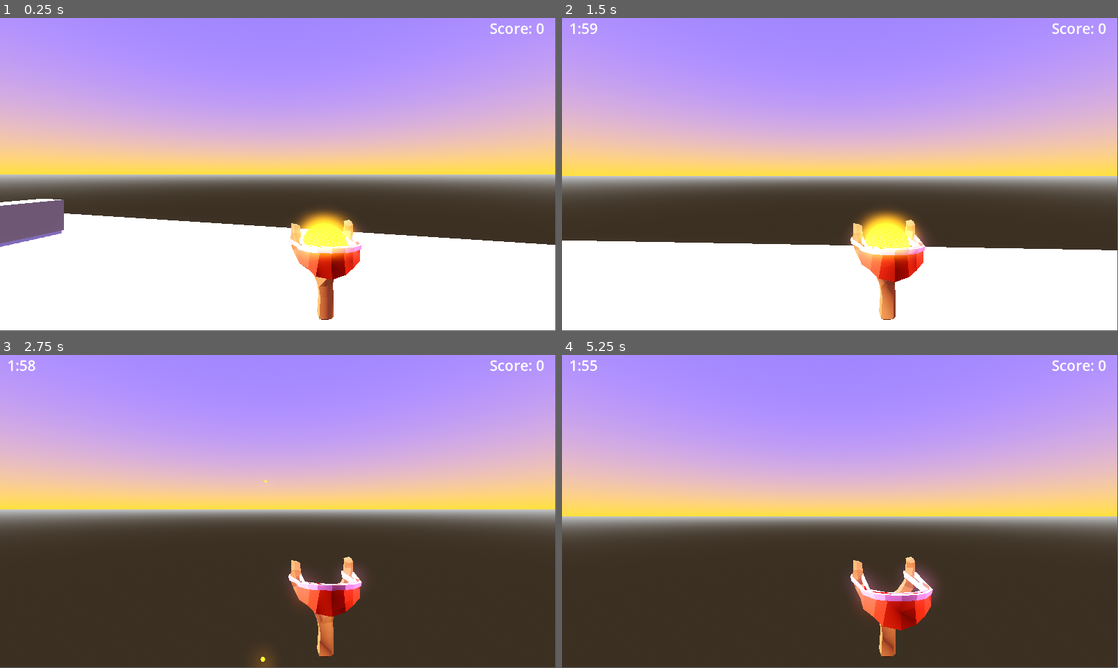
Above: before the commit, frames 1-4 (two rows, left to right).
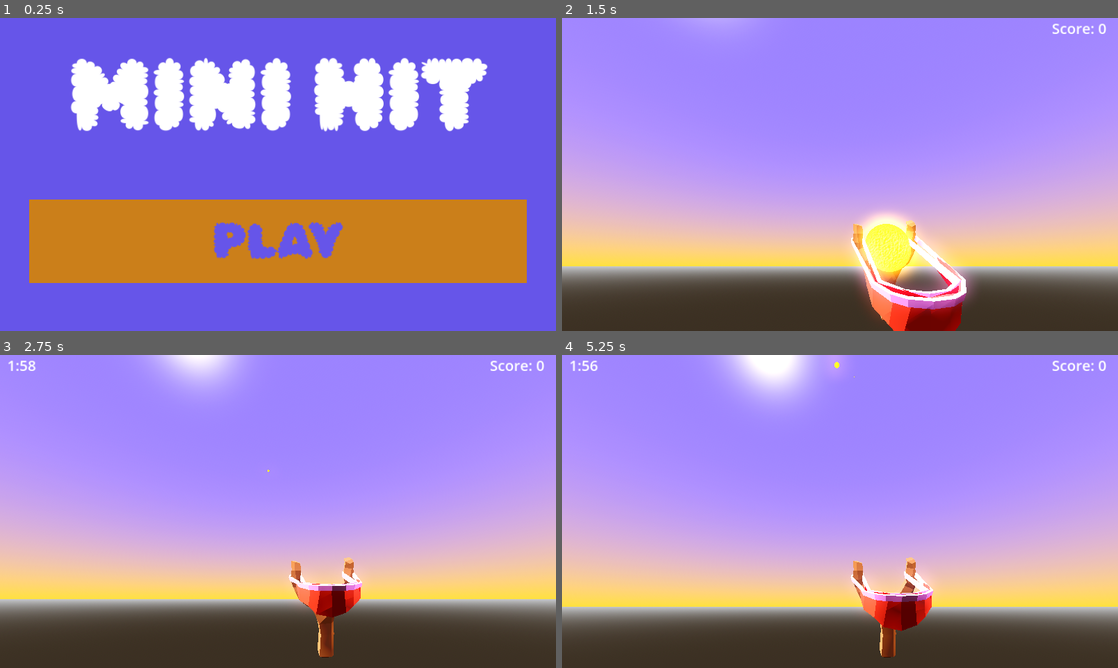
Above: after the commit, the same moments.

Repository: EdBarrancos/Minihit-Xjam23
Game: Godot game, scene res://Game/Scenes/game.tscn
The game is run twice, just before and just after one commit, with the same random seed, the same clock (stepped at 60 frames per second) and the same inputs.
Inputs (mouse positions are in pixels of both pictures, inside the frame that each line leads up to):
- Up to frame 1 (0.25 s): no input
- Up to frame 2 (1.5 s): click (840, 240) at 0.5 s, where only the run after the commit has a clickable "PLAY"; tap Enter at 1.25 s; move the mouse to (867, 171) at 1.27 s; press the mouse at (867, 171) at 1.28 s; hold Up (UP) from 1.28 s (still down)
- Up to frame 3 (2.75 s): keep holding Up (UP); tap Space (JUMP) at 1.52, 2.27 s; move the mouse to (250, 511) at 2.02 s; release the mouse at (250, 511) at 2.03 s; click (250, 511) at 2.1 s
- Up to frame 4 (5.25 s): keep holding Up (UP); move the mouse to (851, 505) at 2.77 s; press the mouse at (851, 505) at 2.78 s; move the mouse to (834, 514) at 3.52 s; release the mouse at (834, 514) at 3.53 s; click (834, 514) at 3.6 s; tap Space (JUMP) at 3.77, 4.52 s; move the mouse to (878, 514) at 4.27 s; press the mouse at (878, 514) at 4.28 s; move the mouse to (795, 508) at 5.02 s; release the mouse at (795, 508) at 5.03 s; click (795, 508) at 5.1 s
In our replay, the window is 799x449 before the commit and 800x450 after it. These sizes can differ from the game's own. Grey fills any space a smaller window leaves; there, only what the larger window draws over its background counts as a difference.

The runs differ from the first frame. In frame 1, 99% of the frame differs, in the area x 0-100%, y 0-100%; in frame 2, 80%; in frame 3, 68%; in frame 4, 68%.

Commit message:
#17 - Main menu

Diff:
--- a/project/Game/Scenes/game.tscn
+++ b/project/Game/Scenes/game.tscn
@@ -1,9 +1,9 @@
 [gd_scene load_steps=3 format=3 uid="uid://5tud527fwgyv"]
 
-[ext_resource type="PackedScene" uid="uid://da1yajnxnbrpo" path="res://Store/Scenes/store.tscn" id="1_nmjb7"]
 [ext_resource type="Script" path="res://Game/Scripts/game.gd" id="1_xyo1d"]
+[ext_resource type="PackedScene" uid="uid://3bsvtmwpejiv" path="res://Game/Scenes/main_menu.tscn" id="3_3bmgw"]
 
 [node name="Game" type="Node3D"]
 script = ExtResource("1_xyo1d")
 
-[node name="Store" parent="." instance=ExtResource("1_nmjb7")]
+[node name="Main Menu" parent="." instance=ExtResource("3_3bmgw")]
--- /dev/null
+++ b/project/Game/Scenes/main_menu.tscn
@@ -0,0 +1,72 @@
+[gd_scene load_steps=7 format=3 uid="uid://3bsvtmwpejiv"]
+
+[ext_resource type="FontFile" uid="uid://dravgrmm0jc6q" path="res://RubikBubbles-Regular.ttf" id="1_0edf7"]
+[ext_resource type="Script" path="res://Game/Scripts/main_menu.gd" id="1_b81ih"]
+
+[sub_resource type="LabelSettings" id="LabelSettings_uq2fc"]
+font = ExtResource("1_0edf7")
+font_size = 200
+
+[sub_resource type="StyleBoxFlat" id="StyleBoxFlat_qgmrj"]
+bg_color = Color(0.796078, 0.498039, 0.101961, 1)
+
+[sub_resource type="StyleBoxFlat" id="StyleBoxFlat_cnlkl"]
+bg_color = Color(0.690196, 0.419608, 0.0627451, 1)
+
+[sub_resource type="StyleBoxFlat" id="StyleBoxFlat_uchn2"]
+bg_color = Color(0.4, 0.333333, 0.913725, 1)
+
+[node name="Main Menu" type="Control"]
+layout_mode = 3
+anchors_preset = 15
+anchor_right = 1.0
+anchor_bottom = 1.0
+grow_horizontal = 2
+grow_vertical = 2
+script = ExtResource("1_b81ih")
+
+[node name="MarginContainer" type="MarginContainer" parent="."]
+layout_mode = 1
+anchors_preset = 15
+anchor_right = 1.0
+anchor_bottom = 1.0
+grow_horizontal = 2
+grow_vertical = 2
+
+[node name="VBoxContainer" type="VBoxContainer" parent="MarginContainer"]
+layout_mode = 2
+alignment = 1
+
+[node name="MarginContainer" type="MarginContainer" parent="MarginContainer/VBoxContainer"]
+layout_mode = 2
+size_flags_vertical = 3
+
+[node name="Label" type="Label" parent="MarginContainer/VBoxContainer/MarginContainer"]
+layout_mode = 2
+theme_override_fonts/font = ExtResource("1_0edf7")
+text = "MINI HIT"
+label_settings = SubResource("LabelSettings_uq2fc")
+horizontal_alignment = 1
+
+[node name="MarginContainer2" type="MarginContainer" parent="MarginContainer/VBoxContainer"]
+layout_mode = 2
+size_flags_vertical = 3
+theme_override_constants/margin_left = 60
+theme_override_constants/margin_top = 50
+theme_override_constants/margin_right = 60
+theme_override_constants/margin_bottom = 100
+
+[node name="Button" type="Button" parent="MarginContainer/VBoxContainer/MarginContainer2"]
+layout_mode = 2
+theme_override_colors/font_color = Color(0.4, 0.333333, 0.913725, 1)
+theme_override_colors/font_pressed_color = Color(0.796078, 0.498039, 0.101961, 1)
+theme_override_colors/font_hover_color = Color(0.360784, 0.298039, 0.831373, 1)
+theme_override_colors/font_focus_color = Color(0.4, 0.333333, 0.913725, 1)
+theme_override_fonts/font = ExtResource("1_0edf7")
+theme_override_font_sizes/font_size = 100
+theme_override_styles/normal = SubResource("StyleBoxFlat_qgmrj")
+theme_override_styles/hover = SubResource("StyleBoxFlat_cnlkl")
+theme_override_styles/pressed = SubResource("StyleBoxFlat_uchn2")
+text = "PLAY"
+
+[connection signal="pressed" from="MarginContainer/VBoxContainer/MarginContainer2/Button" to="." method="_on_button_pressed"]
--- a/project/Game/Scripts/game.gd
+++ b/project/Game/Scripts/game.gd
@@ -1,6 +1,17 @@
 extends Node3D
+
+@onready var mainmenu = preload("res://Game/Scenes/main_menu.tscn")
+@onready var level = preload("res://Store/Scenes/store.tscn")
+
+@onready var current_scene = $"Main Menu"
 
 # Called every frame. 'delta' is the elapsed time since the previous frame.
 func _process(delta):
 	if Input.is_action_just_pressed("EXIT"):
 		get_tree().quit()
+
+
+func loadGame():
+	current_scene.queue_free()
+	current_scene = level.instantiate()
+	add_child(current_scene)
--- /dev/null
+++ b/project/Game/Scripts/main_menu.gd
@@ -0,0 +1,13 @@
+extends Control
+
+
+# Called when the node enters the scene tree for the first time.
+func _ready():
+	pass # Replace with function body.
+
+# Called every frame. 'delta' is the elapsed time since the previous frame.
+func _process(delta):
+	pass
+
+func _on_button_pressed():
+	get_parent().loadGame()
--- a/project/project.godot
+++ b/project/project.godot
@@ -18,6 +18,10 @@
 [autoload]
 
 Global="*res://Utils/Scripts/Global.gd"
+
+[display]
+
+window/stretch/mode="canvas_items"
 
 [filesystem]
 
@@ -69,3 +73,7 @@
 
 3d_render/layer_3="gun"
 3d_physics/layer_2="shootable"
+
+[rendering]
+
+environment/defaults/default_clear_color=Color(0.4, 0.333333, 0.913725, 1)
Binary file added: project/RubikBubbles-Regular.ttf
Not shown, added: project/RubikBubbles-Regular.ttf.import
Not shown, added: Assets/Rubik_Bubbles/OFL.txt
Not shown, added: Assets/Rubik_Bubbles/RubikBubbles-Regular.ttf
